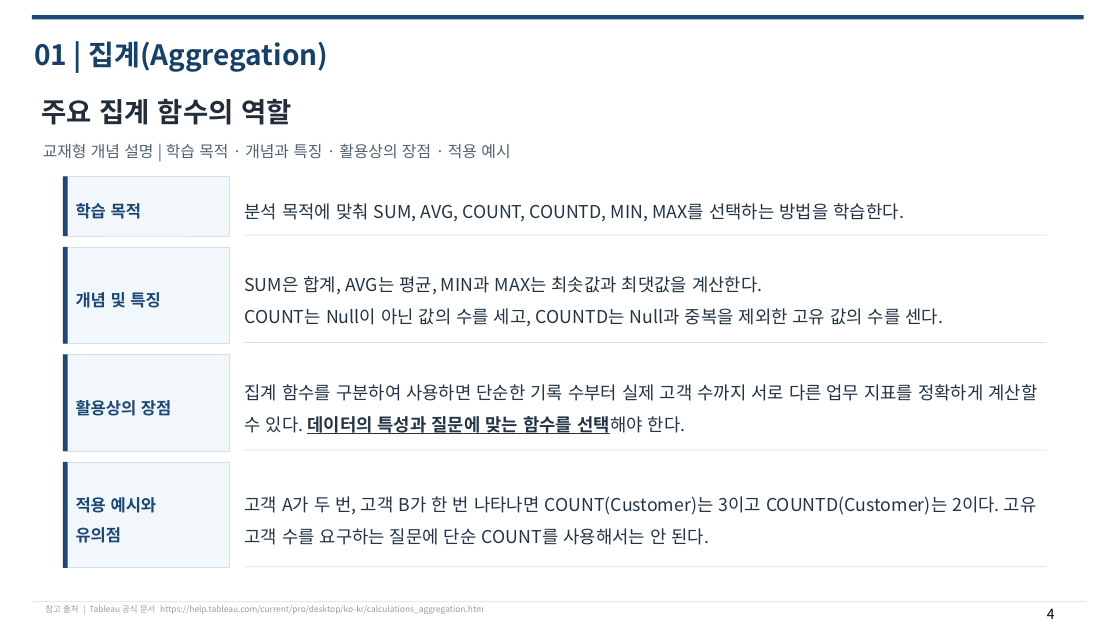
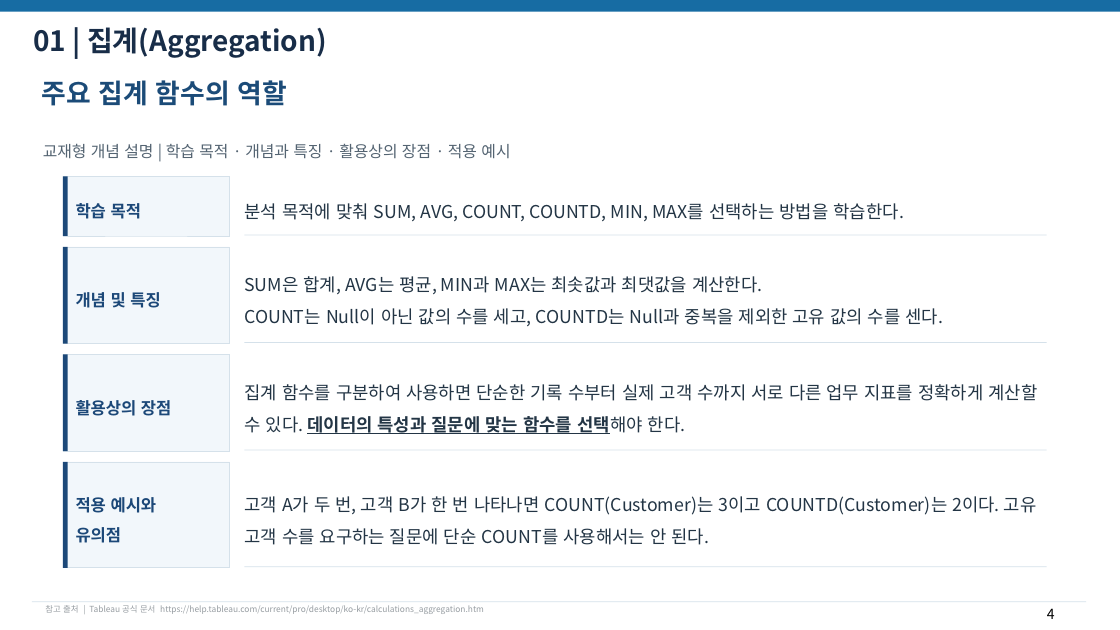
Before and after one commit to yangyuzz/HD_prepare, a slide deck: slide 4 of 양유진 교안/태블로 BI/03-1.계산된 필드.pptx. Drawn at 1120x630 pixels with LibreOffice and Linux fonts; fonts in the diff are those of the drawing. Boxes give left, top, right and bottom in pixels: in the first picture for what was removed or moved away, otherwise in the second. Text is boxed around its words. In the diff, an @@ line names an element or a change of style, - is before the commit and + after.

```diff
--- a/양유진 교안/태블로 BI/03-1.계산된 필드.pptx
+++ b/양유진 교안/태블로 BI/03-1.계산된 필드.pptx
@@ rectangle resized from (x1=32, y1=15, x2=1084, y2=19) to (x1=0, y1=0, x2=1120, y2=12) @@
@@ rectangle at (x1=0, y1=0, x2=1120, y2=12): fill #1C4878 to #176CA3 @@
@@ text "01 | 집계(Aggregation)" at (x1=33, y1=27, x2=327, y2=58): text colour #164069 to #182D48; line spacing 1.5 to 1; vertical alignment middle to top @@
@@ text "주요 집계 함수의 역할" at (x1=42, y1=80, x2=286, y2=106): size 23.5 to 23 pt, text colour #222D3A to #1B4B78; line spacing 1.5 to 1; vertical alignment middle to top @@
```
Also in this commit, not shown: 58 other slides changed, 13 other files.
